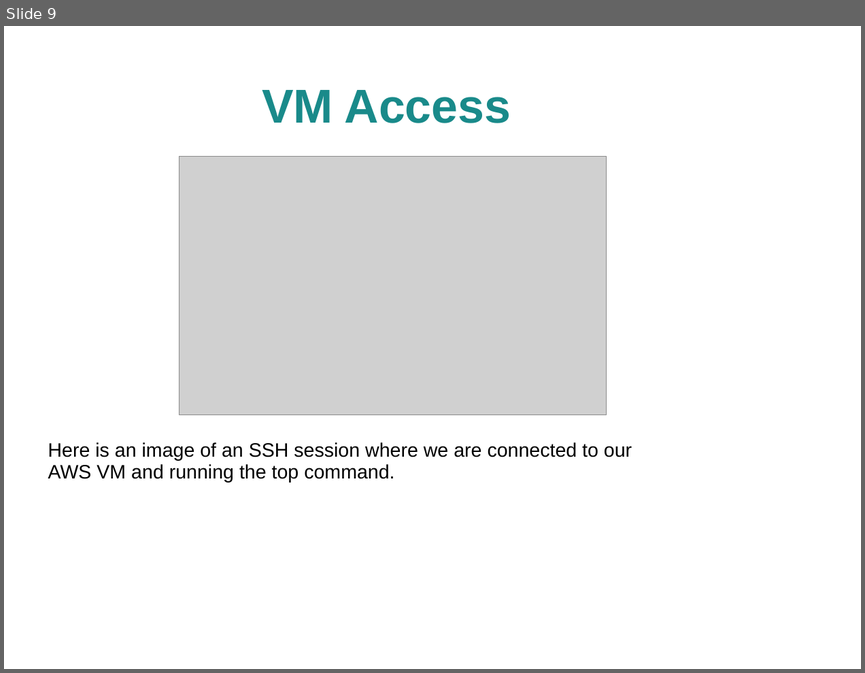
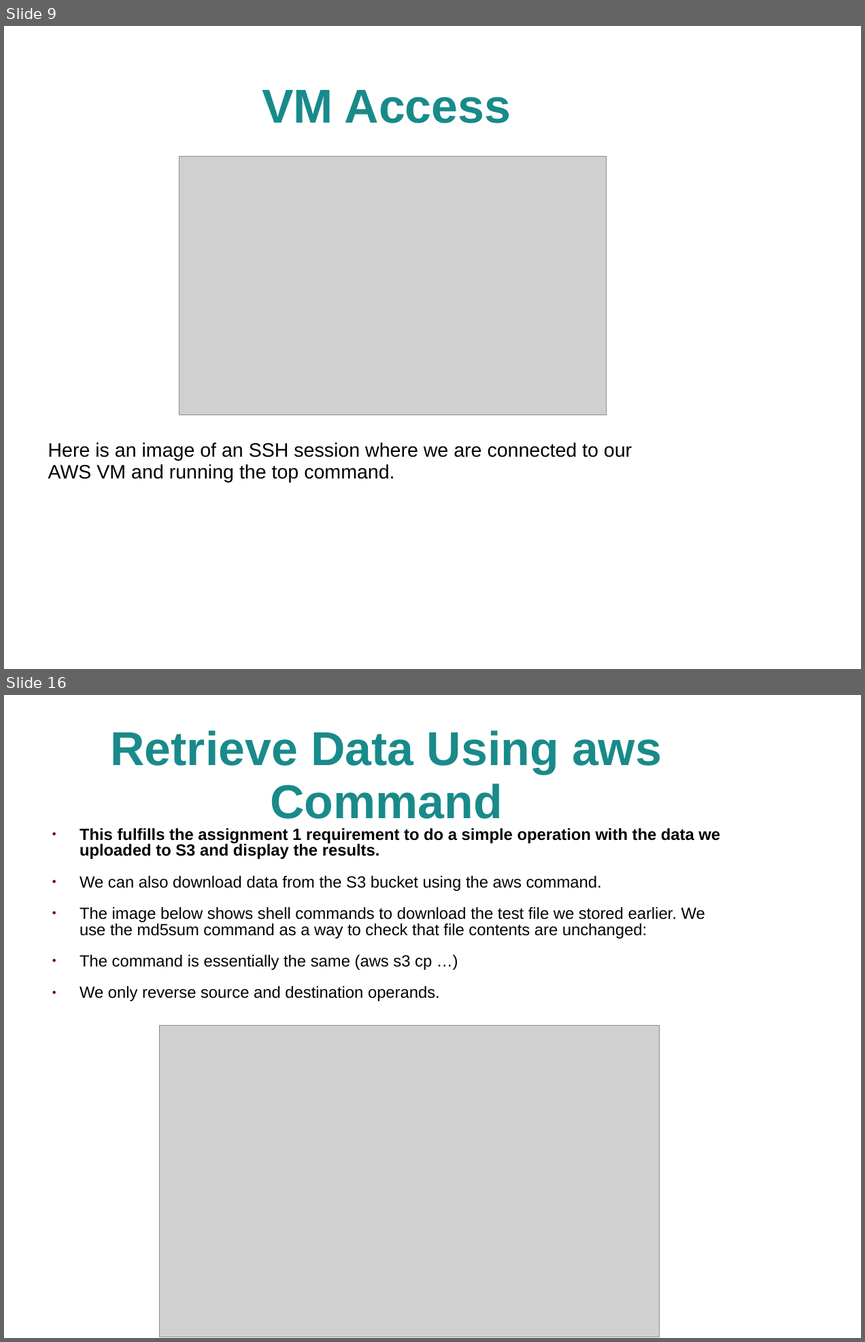
Before and after one commit to jhancock1975/cloud, a slide deck: assignment-1/assignment-1.ppt. Shown one above the other, each under a label of ours: slide 9 before the commit, slides 9 and 16 after it; the slides between them are not shown. The pictures are 865x673 and 865x1342 pixels, drawn with LibreOffice and Linux fonts; fonts in the diff are those of the drawing; grey boxes stand for pictures; background and template pictures are left out. Boxes give left, top, right and bottom in pixels: in the first picture for what was removed or moved away, otherwise in the second. Text is boxed around its words. In the diff, an @@ line names an element or a change of style, - is before the commit and + after.

Commit message:
add s3 content to slides

```diff
--- a/assignment-1/assignment-1.ppt
+++ b/assignment-1/assignment-1.ppt
@@ slide 16 added at (4, 695, 861, 1338), background picture (left out) @@
@@ title added at (110, 730, 662, 819), 44 pt, text #198A8A, bold @@
+Retrieve Data Using aws Command
@@ text added at (79, 828, 720, 1001), 15 pt, text #000000 @@
+● This fulfills the assignment 1 requirement to do a simple operation with the data we uploaded to S3 and display the results.
+● We can also download data from the S3 bucket using the aws command.
+● The image below shows shell commands to download the test file we stored earlier. We use the md5sum command as a way to check that file contents are unchanged:
+● The command is essentially the same (aws s3 cp …)
+● We only reverse source and destination operands.
@@ picture added at (160, 1025, 660, 1337) @@
```
Also in this commit, not shown: 5 slides changed, 5 other slides added, 1 other file.
